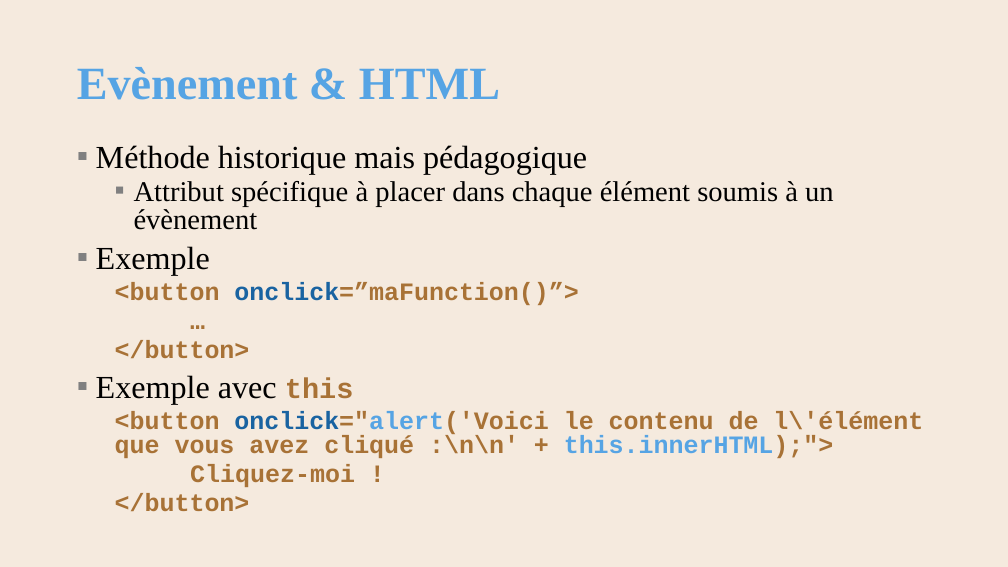
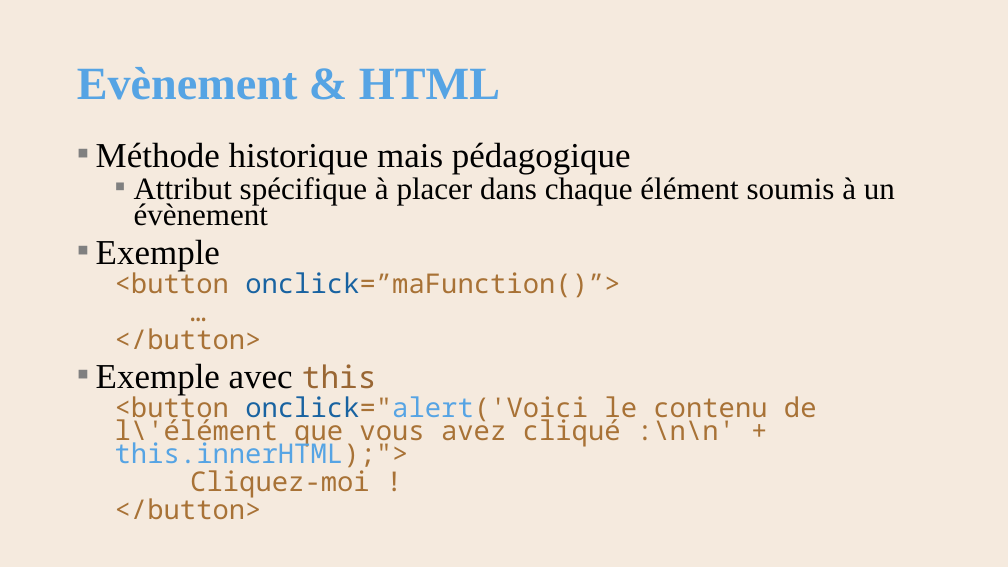
Before and after one commit to AlainWafflard/4IPW3, a slide deck: slide 55 of syllabus/17_javascript/syllabus_17_js.pptx. Drawn at 1008x567 pixels with LibreOffice and Linux fonts; fonts in the diff are those of the drawing; background and template pictures are left out. Boxes give left, top, right and bottom in pixels: in the first picture for what was removed or moved away, otherwise in the second. Text is boxed around its words. In the diff, an @@ line names an element or a change of style, - is before the commit and + after.

```diff
--- a/syllabus/17_javascript/syllabus_17_js.pptx
+++ b/syllabus/17_javascript/syllabus_17_js.pptx
@@ text "Méthode historique mais pédagogique" at <box>96,142,895,520</box>: size 30.6 to 33.3 pt in "Méthode historique mais pédagogique", "Exemple", "Exemple avec"; size 27.2 to 29.6 pt in "Attribut spécifique à placer dans chaque élément ...", "this"; size 23.8 to 25.9 pt in "<button onclick=”maFunction()”>", "…", "</button>", "<button onclick="alert('Voici le contenu de l\'élément que ..." and 2 more places; font Courier New to Noto Sans Mono, bold off in "<button onclick=”maFunction()”>", "…", "</button>", "this" and 3 more places; text colour #A87236 to #996633 in "this"; line spacing 0.8 to 0.7 @@
```
Also in this commit, not shown: 40 other slides changed, 6 other files.
